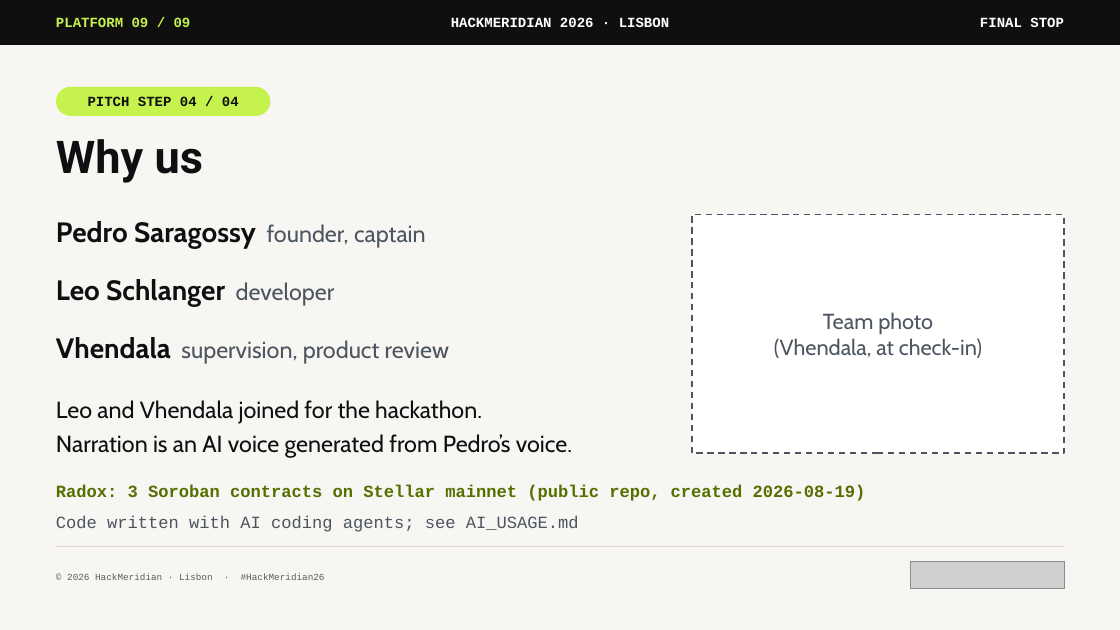
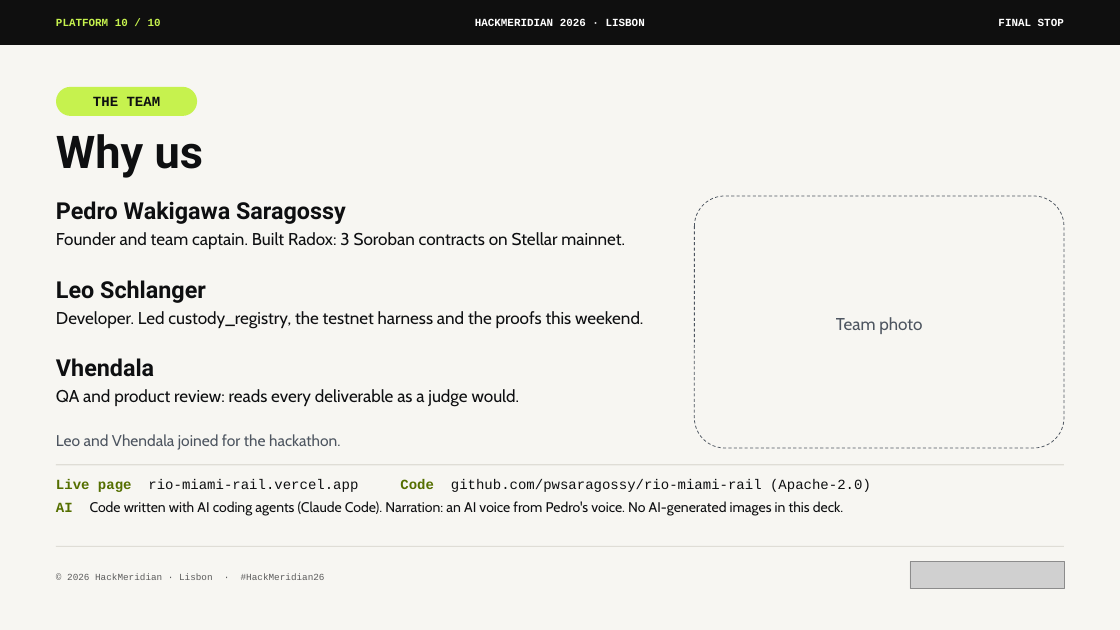
Before and after one commit to pwsaragossy/hackmeridian-cos, a slide deck: slide 10 of projects/hackmeridian-rail/deck/radox-custody-rail.pptx (slide 9 before the commit). Drawn at 1120x630 pixels with LibreOffice and Linux fonts; fonts in the diff are those of the drawing; grey boxes stand for pictures. Boxes give left, top, right and bottom in pixels: in the first picture for what was removed or moved away, otherwise in the second. Text is boxed around its words. In the diff, an @@ line names an element or a change of style, - is before the commit and + after.

Commit message:
update from hackmeridian-rail

```diff
--- a/projects/hackmeridian-rail/deck/radox-custody-rail.pptx
+++ b/projects/hackmeridian-rail/deck/radox-custody-rail.pptx
@@ text at (x1=56, y1=19, x2=161, y2=26): text changed; size 18 to 14 pt @@
-PLATFORM 09 / 09
+PLATFORM 10 / 10
@@ text "HACKMERIDIAN 2026 · LISBON" at (x1=475, y1=19, x2=645, y2=26): size 18 to 14 pt @@
@@ text "FINAL STOP" at (x1=998, y1=19, x2=1064, y2=26): size 18 to 14 pt @@
@@ rounded rectangle removed at (x1=56, y1=87, x2=270, y2=116) @@
-PITCH STEP 04 / 04
@@ rounded rectangle added at (x1=56, y1=87, x2=197, y2=116), fill #C6F24E, 18 pt, text #0E0F11, bold @@
+THE TEAM
@@ text "Why us" at (x1=56, y1=134, x2=203, y2=178): more space between paragraphs @@
@@ text at (x1=56, y1=201, x2=625, y2=249): text changed; size 30 to 22 pt; text colour #4D5560 to #0E0F11 @@
-Pedro Saragossy founder, captain
+Pedro Wakigawa Saragossy
+Founder and team captain. Built Radox: 3 Soroban contracts on Stellar mainnet.
@@ text "Team photo" moved from (x1=774, y1=312, x2=982, y2=358) to (x1=836, y1=317, x2=922, y2=334) @@
@@ text "Team photo" at (x1=836, y1=317, x2=922, y2=334): size 28 to 22 pt; line spacing 1 to 1.12; more space between paragraphs @@
@@ rounded rectangle added at (x1=694, y1=196, x2=1064, y2=448), outline #4D5560 1 pt dashed @@
@@ rectangle removed at (x1=692, y1=214, x2=1064, y2=454) @@
@@ text at (x1=56, y1=280, x2=643, y2=329): text changed; size 36 to 22 pt; bold off @@
-Leo Schlanger developer
+Leo Schlanger
+Developer. Led custody_registry, the testnet harness and the proofs this weekend.
@@ text at (x1=56, y1=358, x2=520, y2=407): text changed; size 30 to 22 pt; text colour #4D5560 to #0E0F11 @@
-Vhendala supervision, product review
+Vhendala
+QA and product review: reads every deliverable as a judge would.
@@ text at (x1=774, y1=338, x2=982, y2=358): paragraph removed @@
-(Vhendala, at check-in)
@@ text at (x1=56, y1=434, x2=572, y2=458): paragraph removed @@
-Narration is an AI voice generated from Pedro’s voice.
@@ text "Leo and Vhendala joined for ..." moved from (x1=56, y1=400, x2=572, y2=458) to (x1=56, y1=434, x2=340, y2=450) @@
@@ text "Leo and Vhendala joined for ..." at (x1=56, y1=434, x2=340, y2=450): size 30 to 20 pt, text colour #0E0F11 to #4D5560; line spacing 1 to 1.12; more space between paragraphs @@
@@ text at (x1=56, y1=479, x2=871, y2=516): text changed; size 22 to 18 pt; font Courier New to Cabin; text colour #4D5560 to #0E0F11 @@
-Code written with AI coding agents; see AI_USAGE.md
+Live page rio-miami-rail.vercel.app Code github.com/pwsaragossy/rio-miami-rail (Apache-2.0)
+AI Code written with AI coding agents (Claude Code). Narration: an AI voice from Pedro's voice. No AI-generated images in this deck.
@@ rectangle added at (x1=56, y1=464, x2=1064, y2=465), fill #DFDDD6 @@
@@ text removed at (x1=56, y1=485, x2=866, y2=501) @@
-Radox: 3 Soroban contracts on Stellar mainnet (public repo, created 2026-08-19)
```
Also in this commit, not shown: 5 other slides changed, 4 slides added, 3 slides removed, 12 other files.
